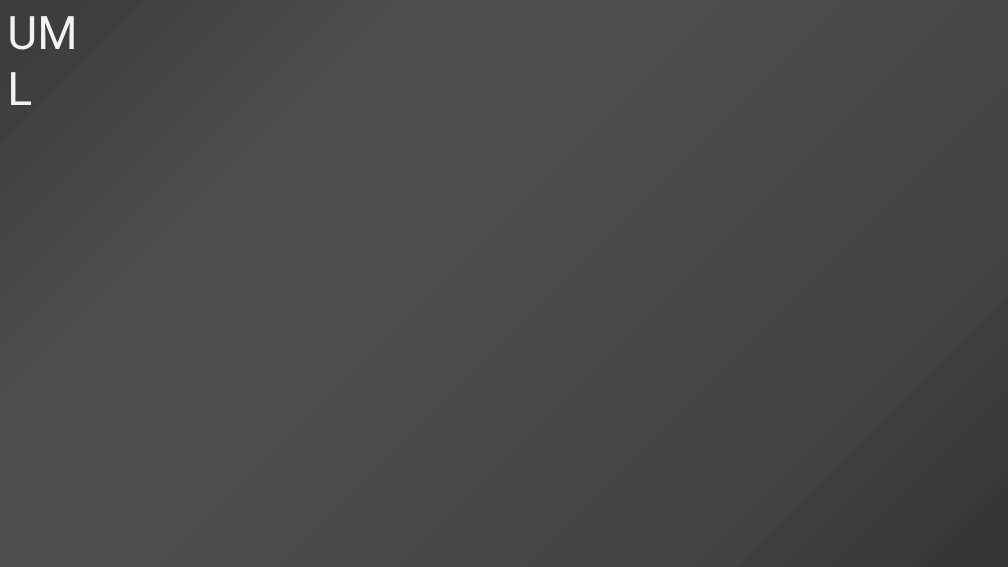
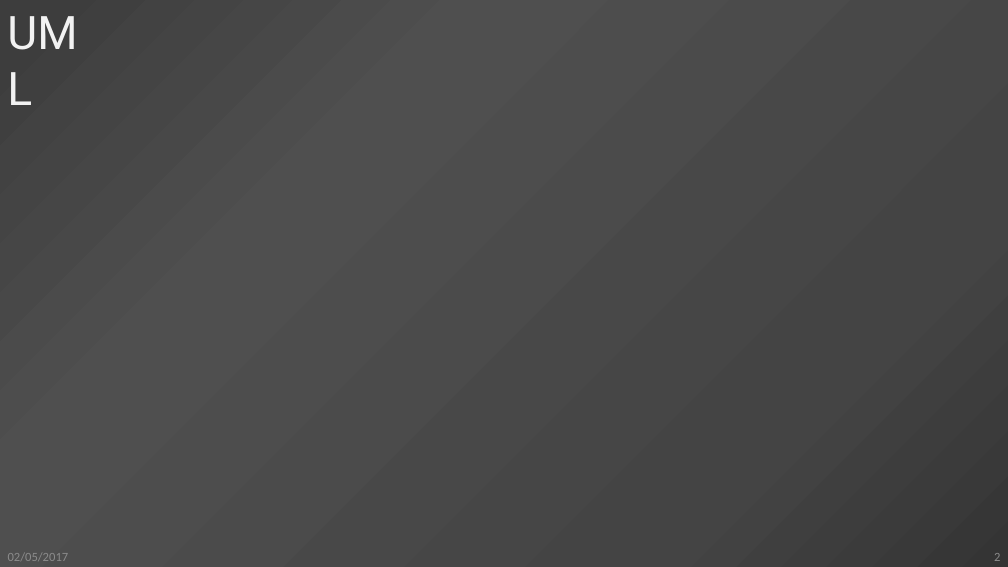
Before and after one commit to QuVil/Murmure, a slide deck: slide 2 of doc/Présentation/Présentation.pptx. Drawn at 1008x567 pixels with LibreOffice and Linux fonts; fonts in the diff are those of the drawing; background and template pictures are left out. Boxes give left, top, right and bottom in pixels: in the first picture for what was removed or moved away, otherwise in the second. Text is boxed around its words. In the diff, an @@ line names an element or a change of style, - is before the commit and + after.

```diff
--- a/doc/Présentation/Présentation.pptx
+++ b/doc/Présentation/Présentation.pptx
@@ text added at [8,553,69,561], 12 pt, text #8C8C8C @@
+02/05/2017
@@ page number added at [994,553,1000,561], 12 pt, text #8C8C8C @@
+2
```
Also in this commit, not shown: 5 other slides changed, 3 other files.
